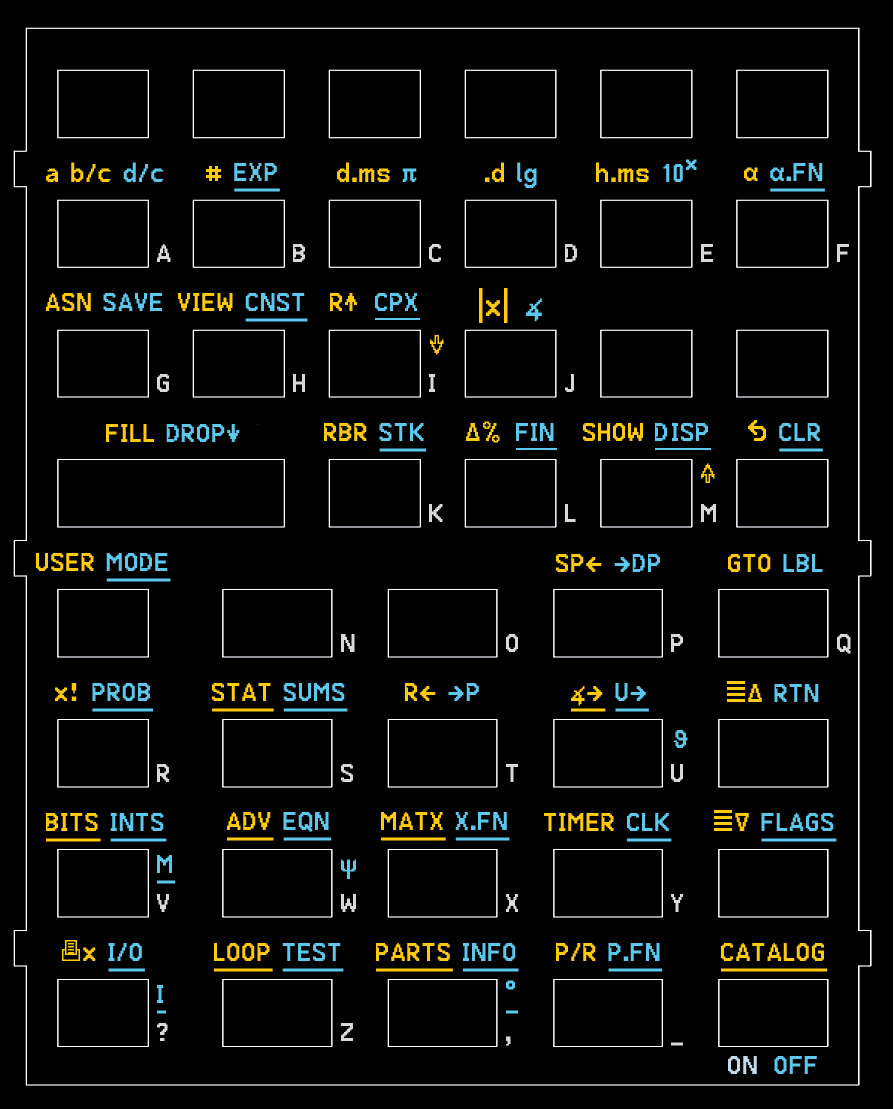
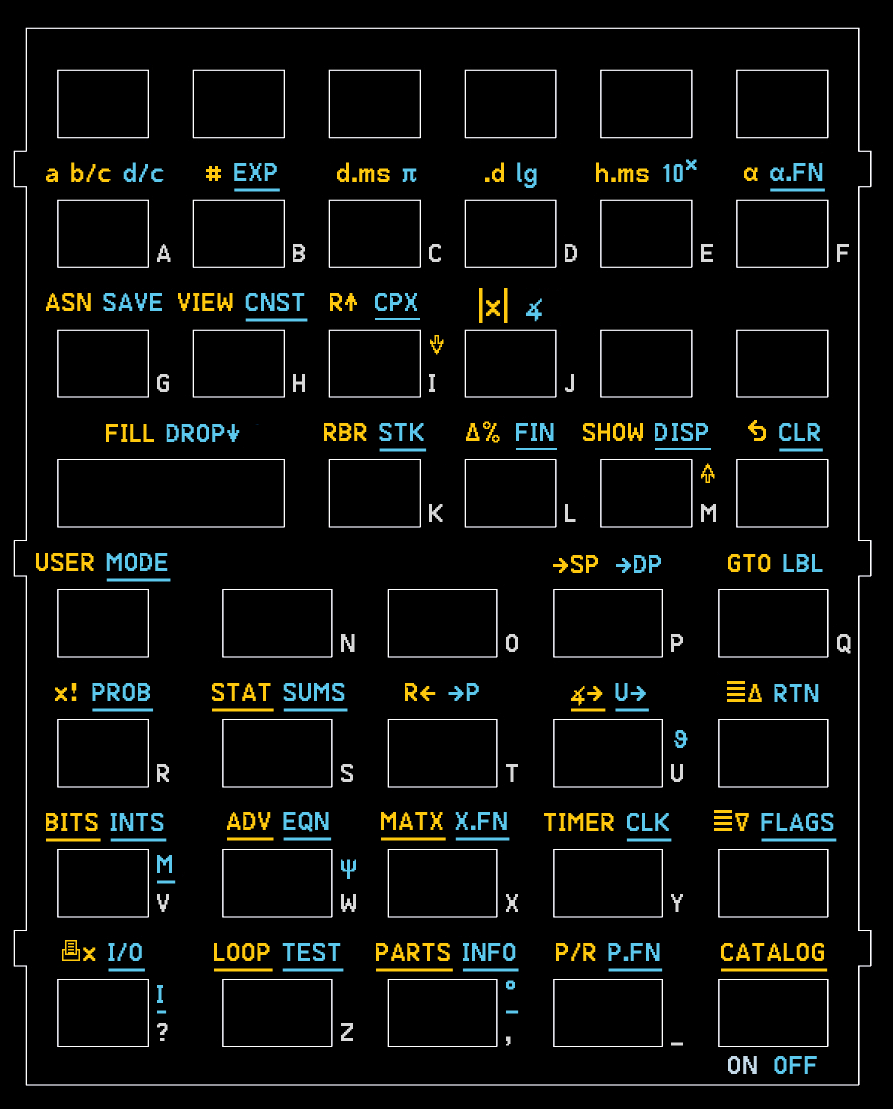
Two versions of the same layered image (894 × 1109). Layer-by-layer changes:
renamed "SP← →DP" to "→SP →DP", painted on it over [left=553, top=554, right=661, bottom=573]
